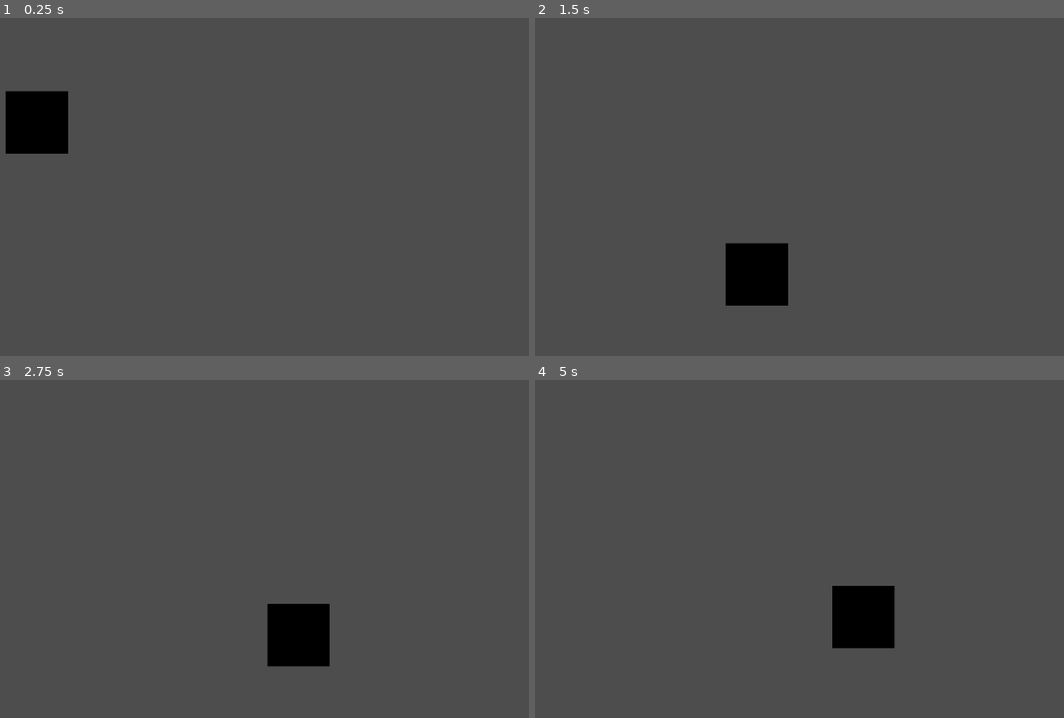
Above: before the commit, frames 1-4 (two rows, left to right).
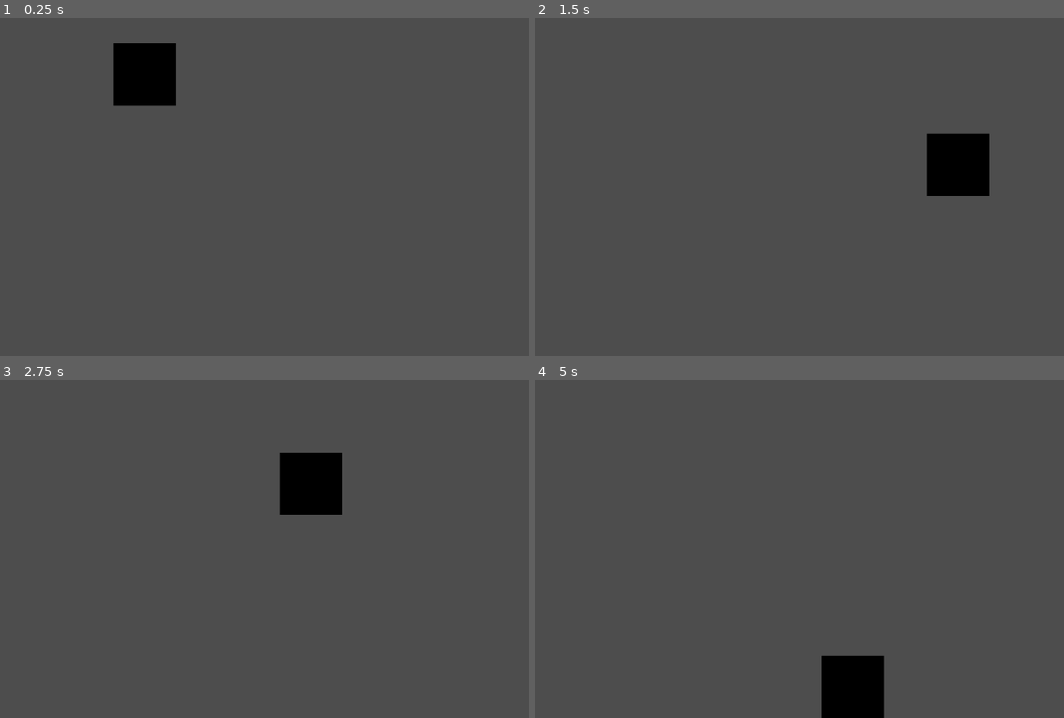
Above: after the commit, the same moments.

Repository: CD1FOX/MovingSquare
Game: Godot game, scene res://Scenes/main.tscn
Two runs of this game, one before a commit and one after it. Both use one fixed random seed, a clock stepped at 60 frames per second and the inputs below.
Inputs (mouse positions are in pixels of both pictures, inside the frame that each line leads up to):
- Up to frame 1 (0.25 s): no input
- Up to frame 2 (1.5 s): move the mouse to (862, 132) at 0.52 s; press the mouse at (862, 132) at 0.53 s; hold D (Right) from 0.53 s (still down); tap W (Jump) at 0.77 s; move the mouse to (561, 173) at 1.27 s; release the mouse at (561, 173) at 1.28 s; tap Keypad 1 (Dash) at 1.35 s
- Up to frame 3 (2.75 s): tap W (Jump) at 1.52 s; click (26, 535) at 1.55 s; move the mouse to (243, 427) at 2.02 s; release D (Right) at 2.03 s; press the mouse at (243, 427) at 2.03 s; hold A (Left) from 2.03 s (still down); tap Keypad 2 (Slow Motion) at 2.1 s
- Up to frame 4 (5 s): move the mouse to (667, 596) at 2.77 s; release A (Left) at 2.78 s; release the mouse at (667, 596) at 2.78 s; hold D (Right) 2.78-4.28 s; tap Shift (Sprint) at 2.85 s; tap W (Jump) at 3.02, 3.77, 4.52 s; click (667, 596) at 3.05 s; move the mouse to (921, 576) at 3.52 s; press the mouse at (921, 576) at 3.53 s; move the mouse to (outside the picture) at 4.27 s; release the mouse at (outside the picture) at 4.28 s; hold A (Left) from 4.28 s (still down); click (outside the picture) at 4.35 s

The runs differ from the first frame. In frame 1, 4.4% of the frame differs, in the area x 1-34%, y 7-41%; in frame 2, 4.4%; in frame 3, 4.4%; in frame 4, 4.4%.

Commit message:
Update
Added:
- Smooth Follow with lerp

Diff:
--- a/Scenes/Entity/Player/player.gd
+++ b/Scenes/Entity/Player/player.gd
@@ -22,10 +22,18 @@
 var slowMotionTimer = 0.0
 var slowMotionCooldownTimer = 0.0
 
+#Smooth Movement Variables
+
+
 #Main Physics
 func _physics_process(delta: float) -> void:
 	var direction = 0
 	var speed = normalSpeed
+
+	if Input.is_action_pressed("Click"):
+		var testSpeed = 3
+		var target_position = get_global_mouse_position()
+		position = lerp(position, target_position, testSpeed * delta)
 
 	#Slow Motion
 	if Input.is_action_just_pressed("Slow Motion") and not isSlowMotion and slowMotionCooldownTimer <= 0:
@@ -88,6 +96,6 @@
 	if slowMotionCooldownTimer != 0:
 		slowMotionCooldownTimer -= delta
 
-	print(slowMotionTimer)
+
 	#Move the character
 	move_and_slide()
--- a/Scenes/Entity/Player/player.tscn
+++ b/Scenes/Entity/Player/player.tscn
@@ -9,11 +9,14 @@
 script = ExtResource("1_xw21c")
 
 [node name="ColorRect" type="ColorRect" parent="."]
-offset_right = 100.0
-offset_bottom = 100.0
+offset_left = -50.0
+offset_top = -50.0
+offset_right = 50.0
+offset_bottom = 50.0
 color = Color(0, 0, 0, 1)
+metadata/_edit_use_anchors_ = true
 
 [node name="CollisionShape2D" type="CollisionShape2D" parent="."]
-position = Vector2(49.825, 49.825)
+position = Vector2(-0.174999, -0.174999)
 scale = Vector2(1.235, 1.235)
 shape = SubResource("RectangleShape2D_su0ot")
--- a/Scenes/main.tscn
+++ b/Scenes/main.tscn
@@ -22,4 +22,4 @@
 scale = Vector2(9.40166, 1.01504)
 
 [node name="Player" parent="." instance=ExtResource("2_bo1nx")]
-position = Vector2(312, 190)
+position = Vector2(535, 163)
--- a/project.godot
+++ b/project.godot
@@ -51,3 +51,8 @@
 "events": [Object(InputEventKey,"resource_local_to_scene":false,"resource_name":"","device":-1,"window_id":0,"alt_press …(192 unchanged characters)…
 ]
 }
+Click={
+"deadzone": 0.2,
+"events": [Object(InputEventMouseButton,"resource_local_to_scene":false,"resource_name":"","device":-1,"window_id":0,"alt_pressed":false,"shift_pressed":false,"ctrl_pressed":false,"meta_pressed":false,"button_mask":0,"position":Vector2(0, 0),"global_position":Vector2(0, 0),"factor":1.0,"button_index":1,"canceled":false,"pressed":false,"double_click":false,"script":null)
+]
+}
